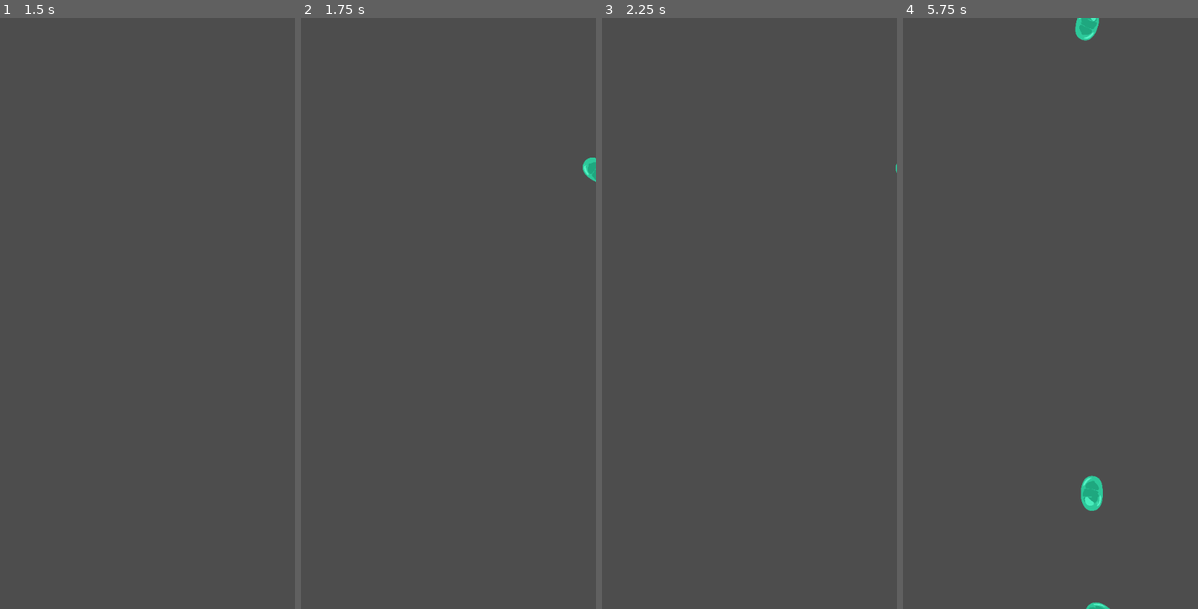
Above: before the commit, frames 1-4 (left to right).
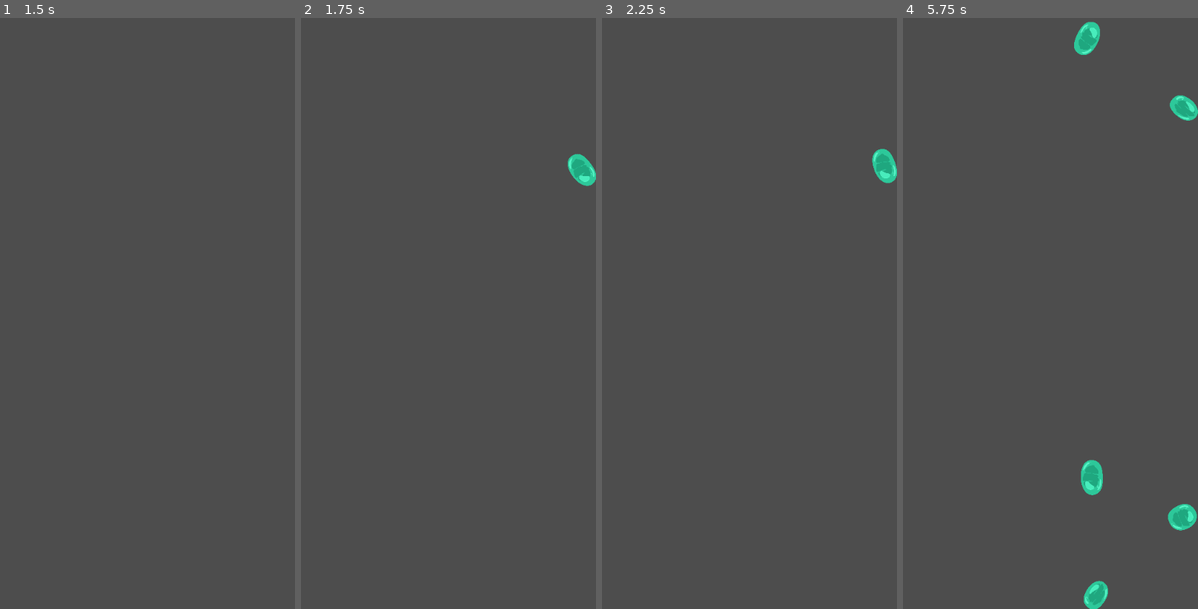
Above: after the commit, the same moments.

Repository: strbtrfll/slumak
Game: Godot game, scene res://Menu.tscn
Two runs of this game, one before a commit and one after it. Both use one fixed random seed, a clock stepped at 60 frames per second and the inputs below.
Inputs (mouse positions are in pixels of both pictures, inside the frame that each line leads up to):
- Up to frame 1 (1.5 s): click "Start" at 0.5 s; tap Enter at 1.25 s; move the mouse to (212, 283) at 1.27 s; click (212, 283) at 1.42 s
- Up to frame 2 (1.75 s): no input
- Up to frame 3 (2.25 s): move the mouse to (690, 343) at 2.02 s; click (690, 343) at 2.17 s
- Up to frame 4 (5.75 s): move the mouse to (1080, 183) at 2.77 s; click (1080, 183) at 2.92 s; move the mouse to (1035, 431) at 3.52 s; click (1035, 431) at 3.67 s; move the mouse to (1139, 402) at 4.27 s; click (1139, 402) at 4.42 s; move the mouse to (962, 224) at 5.02 s; click (962, 224) at 5.17 s

Frame 1 is identical in both runs. In frame 2, 0.4% of the frame differs, in the area x 90-100%, y 23-29%; in frame 3, 0.4%; in frame 4, 1.9%, in the area x 58-100%, y 0-100%.

Commit message:
Чвяк

Diff:
--- a/clizi.tscn
+++ b/clizi.tscn
@@ -44,8 +44,9 @@
 "speed": 5.0
 }]
 
-[sub_resource type="RectangleShape2D" id="RectangleShape2D_j2los"]
-size = Vector2(34, 31)
+[sub_resource type="CapsuleShape2D" id="CapsuleShape2D_15rvs"]
+radius = 16.5024
+height = 59.0044
 
 [node name="Clizi" type="RigidBody2D"]
 input_pickable = true
@@ -59,3 +60,8 @@
 autoplay = "default"
 
 [node name="CollisionShape2D" type="CollisionShape2D" parent="."]
+position = Vector2(0.5, 0.5)
+rotation = 4.71763
+shape = SubResource("CapsuleShape2D_15rvs")
+
+[connection signal="input_event" from="." to="." method="_on_input_event"]
